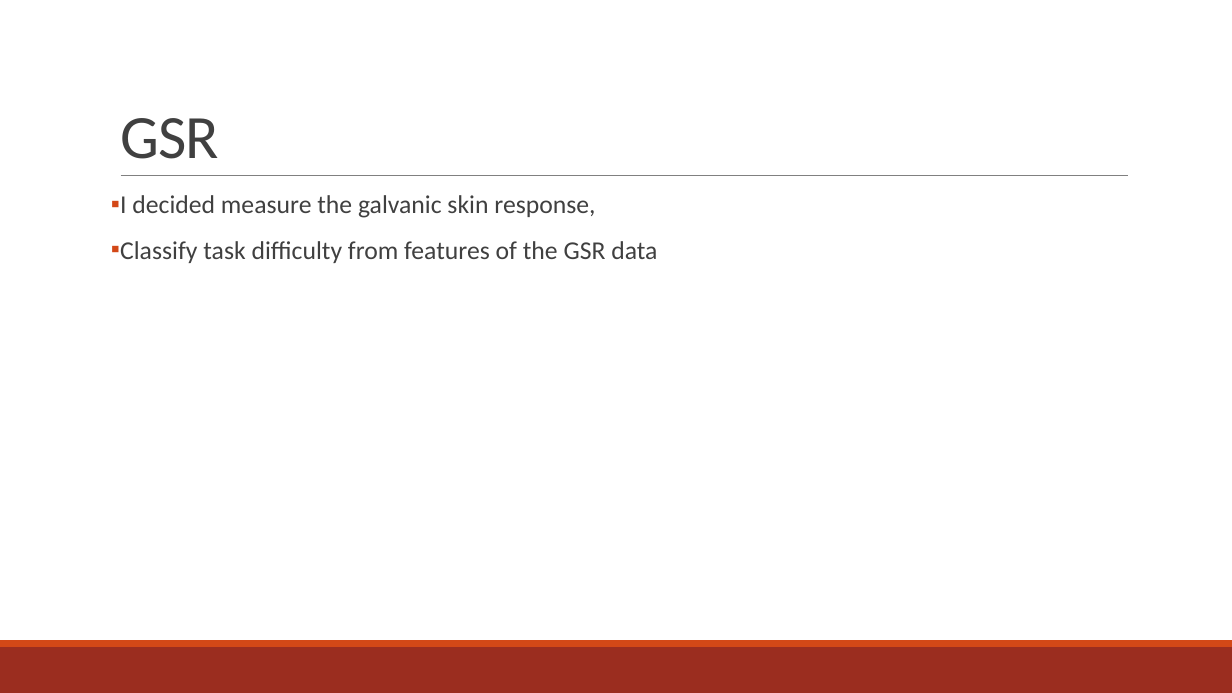
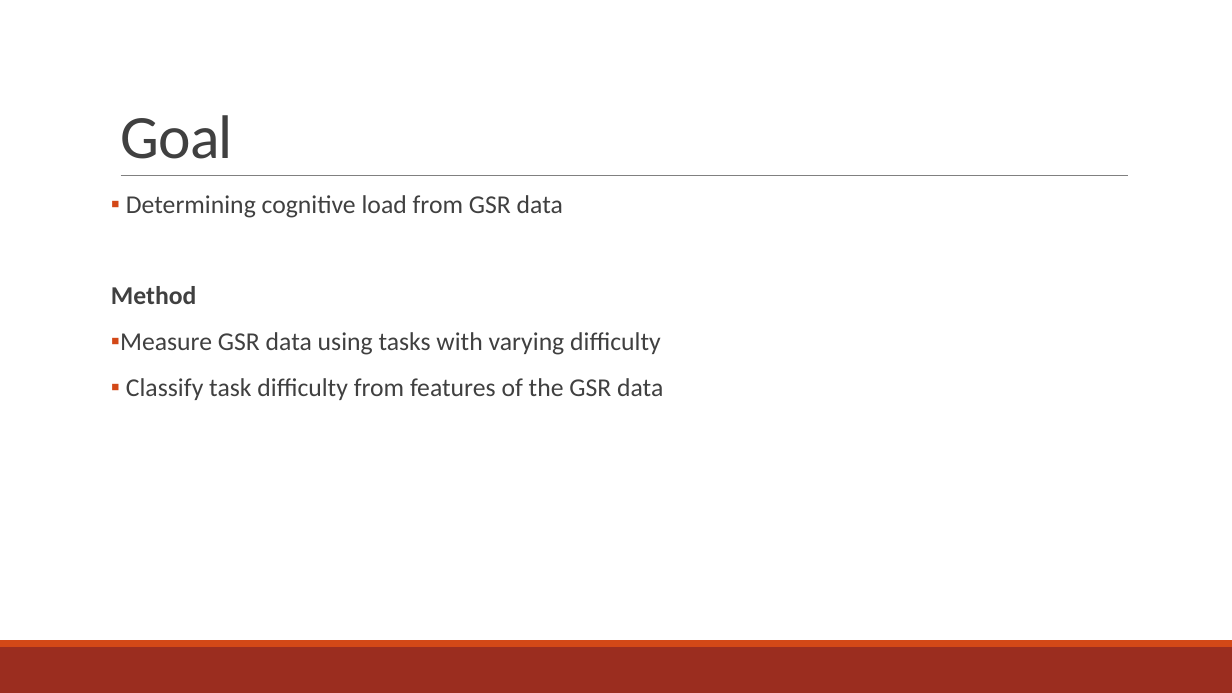
Before and after one commit to Rahazan/AI-BSc-Thesis, a slide deck: slide 12 of presentation/Portable biometrics for determining cognitive load from galvanic.pptx (slide 11 before the commit). Drawn at 1232x693 pixels with LibreOffice and Linux fonts; fonts in the diff are those of the drawing. Boxes give left, top, right and bottom in pixels: in the first picture for what was removed or moved away, otherwise in the second. Text is boxed around its words. In the diff, an @@ line names an element or a change of style, - is before the commit and + after.

```diff
--- a/presentation/Portable biometrics for determining cognitive load from galvanic.pptx
+++ b/presentation/Portable biometrics for determining cognitive load from galvanic.pptx
@@ title at [120, 115, 233, 159]: text changed @@
-GSR
+Goal
@@ text at [111, 195, 661, 355]: text changed @@
-▪ I decided measure the galvanic skin response,
+▪ Determining cognitive load from GSR data
+Method
+▪ Measure GSR data using tasks with varying difficulty
```
Also in this commit, not shown: 8 other slides changed, 15 slides added, 1 slide removed, 1 other file.
